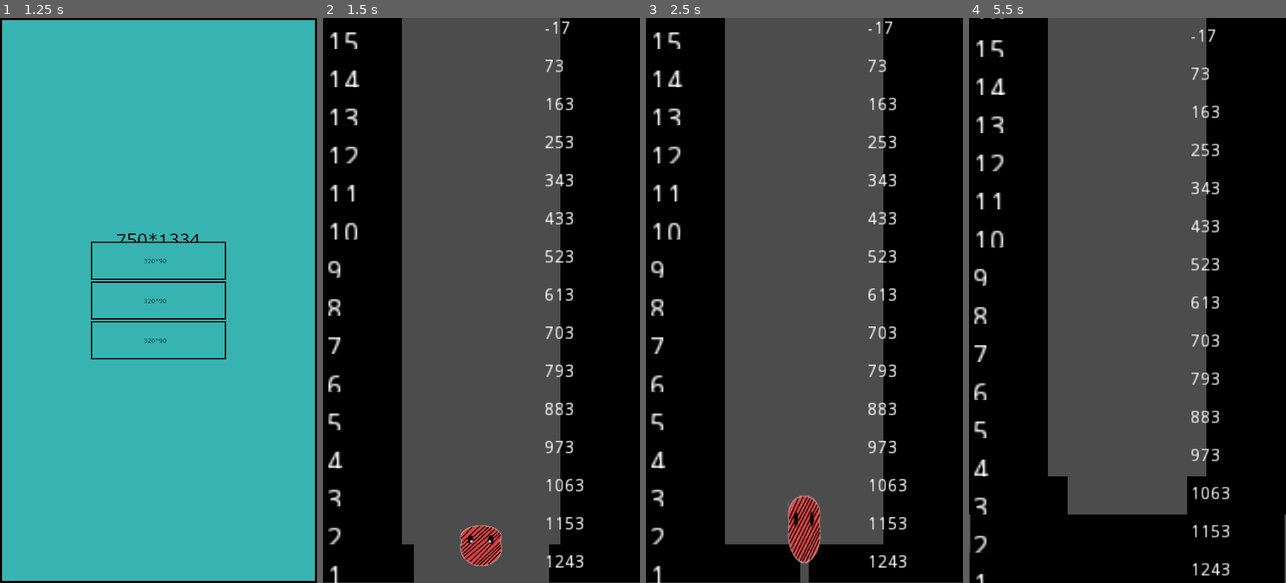
Above: before the commit, frames 1-4 (left to right).
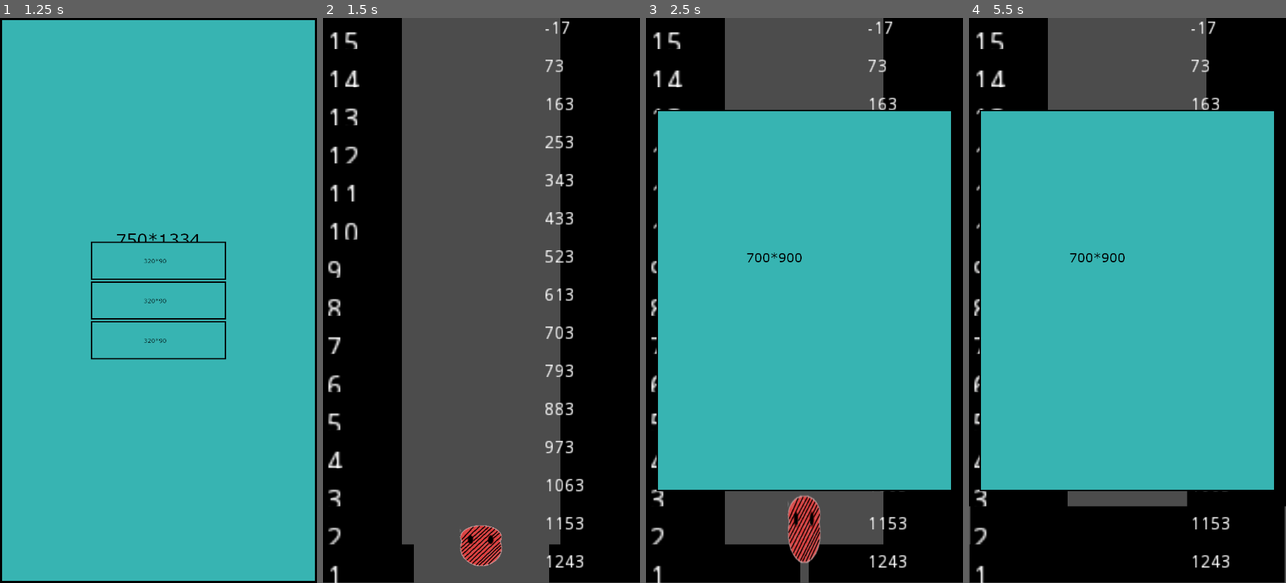
Above: after the commit, the same moments.

Repository: koryslaby/Godot_Game_Development
Game: Godot game, scene res://scenes/Start_Screen.tscn
Same seed, same stepped clock (60 frames per second), same inputs: the game is played once before the commit and once after it.
Inputs (mouse positions are in pixels of both pictures, inside the frame that each line leads up to):
- Up to frame 1 (1.25 s): click (161, 537) at 0.5 s
- Up to frame 2 (1.5 s): click (481, 260) at 1.25 s
- Up to frame 3 (2.5 s): hold Space (Jump) from 2.03 s (still down)
- Up to frame 4 (5.5 s): release Space (Jump) at 2.78 s; tap Space (Jump) at 2.85, 3.02, 3.32, 4.35, 4.52, 4.82 s; hold Space (Jump) 3.53-4.28 s; hold Space (Jump) from 5.03 s (still down)

Frame 1 is identical in both runs. In frame 2, 0.1% of the frame differs, in the area x 43-57%, y 90-97%; in frame 3, 62%; in frame 4, 65%, in the area x 0-100%, y 0-100%.

Commit message:
adding popup menu for when player dies

Diff:
--- a/Jumper_Squish/game/scenes/Menu_Screen.tscn
+++ b/Jumper_Squish/game/scenes/Menu_Screen.tscn
@@ -17,6 +17,7 @@
 size_flags_horizontal = 1
 size_flags_vertical = 1
 script = ExtResource( 1 )
+_sections_unfolded = [ "Mouse" ]
 
 [node name="Background" type="TextureRect" parent="." index="0"]
 
--- a/Jumper_Squish/game/scenes/levels_s.tscn
+++ b/Jumper_Squish/game/scenes/levels_s.tscn
@@ -17,7 +17,7 @@
 extents = Vector2( 10, 10 )
 _sections_unfolded = [ "Resource" ]
 
-[node name="levels_s" type="Node2D" index="0"]
+[node name="levels_s" type="Node2D"]
 
 position = Vector2( 6.66899, 150.579 )
 script = ExtResource( 1 )
--- a/Jumper_Squish/game/scenes/player2.tscn
+++ b/Jumper_Squish/game/scenes/player2.tscn
@@ -3,15 +3,15 @@
 [ext_resource path="res://scripts/player2.gd" type="Script" id=1]
 [ext_resource path="res://assets/Player_Anim/Player_start2.png" type="Texture" id=2]
 [ext_resource path="res://assets/Player_Anim/Player1.png" type="Texture" id=3]
-[ext_resource path="res://assets/Player_Anim/PlayerJump1.png" type="Texture" id=4]
-[ext_resource path="res://assets/Player_Anim/PlayerJump2.png" type="Texture" id=5]
-[ext_resource path="res://assets/Player_Anim/Player2.png" type="Texture" id=6]
-[ext_resource path="res://assets/Player_Anim/Playersquish1.png" type="Texture" id=7]
-[ext_resource path="res://assets/Player_Anim/Playersquish1-5.png" type="Texture" id=8]
-[ext_resource path="res://assets/Player_Anim/Playersquish2.png" type="Texture" id=9]
-[ext_resource path="res://assets/Player_Anim/Playersquish3-5.png" type="Texture" id=10]
-[ext_resource path="res://assets/Player_Anim/Playersquish3.png" type="Texture" id=11]
-[ext_resource path="res://assets/Player_Anim/Playersquish4.png" type="Texture" id=12]
+[ext_resource path="res://assets/Player_Anim/Playersquish1.png" type="Texture" id=4]
+[ext_resource path="res://assets/Player_Anim/Playersquish1-5.png" type="Texture" id=5]
+[ext_resource path="res://assets/Player_Anim/Playersquish2.png" type="Texture" id=6]
+[ext_resource path="res://assets/Player_Anim/Playersquish3-5.png" type="Texture" id=7]
+[ext_resource path="res://assets/Player_Anim/Playersquish3.png" type="Texture" id=8]
+[ext_resource path="res://assets/Player_Anim/Playersquish4.png" type="Texture" id=9]
+[ext_resource path="res://assets/Player_Anim/PlayerJump1.png" type="Texture" id=10]
+[ext_resource path="res://assets/Player_Anim/PlayerJump2.png" type="Texture" id=11]
+[ext_resource path="res://assets/Player_Anim/Player2.png" type="Texture" id=12]
 
 [sub_resource type="SpriteFrames" id=1]
 
@@ -21,15 +21,15 @@
 "name": "default",
 "speed": 3.5
 }, {
-"frames": [ ExtResource( 4 ), ExtResource( 4 ), ExtResource( 4 ), ExtResource( 5 ), ExtResource( 5 ), ExtResource( 5 ), ExtResource( 5 ), ExtResource( 5 ), ExtResource( 4 ), ExtResource( 4 ), ExtResource( 4 ), ExtResource( 6 ), ExtResource( 6 ), ExtResource( 6 ), ExtResource( 6 ) ],
+"frames": [ ExtResource( 4 ), ExtResource( 5 ), ExtResource( 6 ), ExtResource( 7 ), ExtResource( 8 ), ExtResource( 9 ), null ],
+"loop": false,
+"name": "player_dead",
+"speed": 12.0
+}, {
+"frames": [ ExtResource( 10 ), ExtResource( 10 ), ExtResource( 10 ), ExtResource( 11 ), ExtResource( 11 ), ExtResource( 11 ), ExtResource( 11 ), ExtResource( 11 ), ExtResource( 10 ), ExtResource( 10 ), ExtResource( 10 ), ExtResource( 12 ), ExtResource( 12 ), ExtResource( 12 ), ExtResource( 12 ) ],
 "loop": false,
 "name": "Jump_up",
 "speed": 20.0
-}, {
-"frames": [ ExtResource( 7 ), ExtResource( 8 ), ExtResource( 9 ), ExtResource( 10 ), ExtResource( 11 ), ExtResource( 12 ), null ],
-"loop": false,
-"name": "player_dead",
-"speed": 12.0
 } ]
 
 [sub_resource type="RectangleShape2D" id=2]
@@ -76,7 +76,7 @@
 anim_loop = false
 _sections_unfolded = [ "Angular Velocity", "Animation", "Color", "Emission Shape", "Flags", "Gravity", "Initial Velocity", "Linear Accel", "Resource", "Scale", "Spread" ]
 
-[node name="player2" type="RigidBody2D" index="0"]
+[node name="player2" type="RigidBody2D"]
 
 position = Vector2( 409, 223 )
 input_pickable = false
@@ -105,7 +105,7 @@
 
 frames = SubResource( 1 )
 animation = "default"
-frame = 2
+frame = 11
 playing = true
 _sections_unfolded = [ "Transform", "Z Index" ]
 
--- /dev/null
+++ b/Jumper_Squish/game/scenes/player_died.tscn
@@ -0,0 +1,27 @@
+[gd_scene load_steps=2 format=2]
+
+[ext_resource path="res://assets/PNG/700*900.png" type="Texture" id=1]
+
+[node name="player_died" type="PopupMenu" index="0"]
+
+anchor_left = 0.0
+anchor_top = 0.0
+anchor_right = 0.0
+anchor_bottom = 0.0
+margin_right = 20.0
+margin_bottom = 20.0
+rect_pivot_offset = Vector2( 0, 0 )
+rect_clip_content = false
+focus_mode = 2
+mouse_filter = 0
+mouse_default_cursor_shape = 0
+size_flags_horizontal = 1
+size_flags_vertical = 1
+popup_exclusive = false
+items = [  ]
+hide_on_state_item_selection = false
+_sections_unfolded = [ "Popup", "Rect" ]
+
+[node name="Sprite" type="Sprite" parent="." index="1"]
+
+texture = ExtResource( 1 )
--- a/Jumper_Squish/game/scripts/Global.gd
+++ b/Jumper_Squish/game/scripts/Global.gd
@@ -7,6 +7,7 @@
 var screen_size = Vector2(750,1333) setget set_screen_size,get_screen_size
 var player_dead = false setget set_player_dead, get_player_dead
 var send_player_dead_signal = false
+var send_game_over_signal = false
 signal player_dead
 
 func _process(delta):
--- a/Jumper_Squish/game/scripts/World.gd
+++ b/Jumper_Squish/game/scripts/World.gd
@@ -1,6 +1,7 @@
 extends Node2D
 
 onready var Levels = preload("res://scenes/levels_s.tscn")
+onready var player_died_popup = preload("res://scenes/player_died.tscn")
 onready var player = get_node("player2")
 onready var start = get_node("Start")
 onready var camera = get_node("level_movement")
@@ -15,6 +16,7 @@
 var right_speed_set = Vector2(0,0)
 
 func _ready():
+	Global.connect("player_dead", self, "_on_Global_player_dead")
 	start.add_to_group("base")
 	var last_level
 	randomize()
@@ -61,5 +63,14 @@
 	camera_tween.start()
 	camera_start_position = camera_movement
 
+func _on_Global_player_dead():
+	var new_popup = player_died_popup.instance()
+	var death_pos = camera_start_position.y
+	var pos = Vector2(Global.screen_size.x/2, death_pos)
+	add_child(new_popup)
+	new_popup.set_position(pos)
+	print("attempting to pause scene")
+	new_popup.show()
+
 func _process(delta):
 	pass
--- a/Jumper_Squish/game/scripts/levels_s.gd
+++ b/Jumper_Squish/game/scripts/levels_s.gd
@@ -130,7 +130,8 @@
 
 	if check_point <= screen_half && signal_emit == true:
 		emit_signal("inclosure_end")
-		emit_signal("move_camera", camera_mover)
+		if Global.player_dead == false:
+			emit_signal("move_camera", camera_mover)
 
 		signal_emit = false
 
Binary file added: Jumper_Squish/game/assets/PNG/350*350.png
Not shown, added: Jumper_Squish/game/assets/PNG/350*350.png.import
Binary file added: Jumper_Squish/game/assets/PNG/700*900.png
Not shown, added: Jumper_Squish/game/assets/PNG/700*900.png.import
Not shown, added: Jumper_Squish/asset_edits/350*350.xcf
Not shown, added: Jumper_Squish/asset_edits/700*900.xcf
